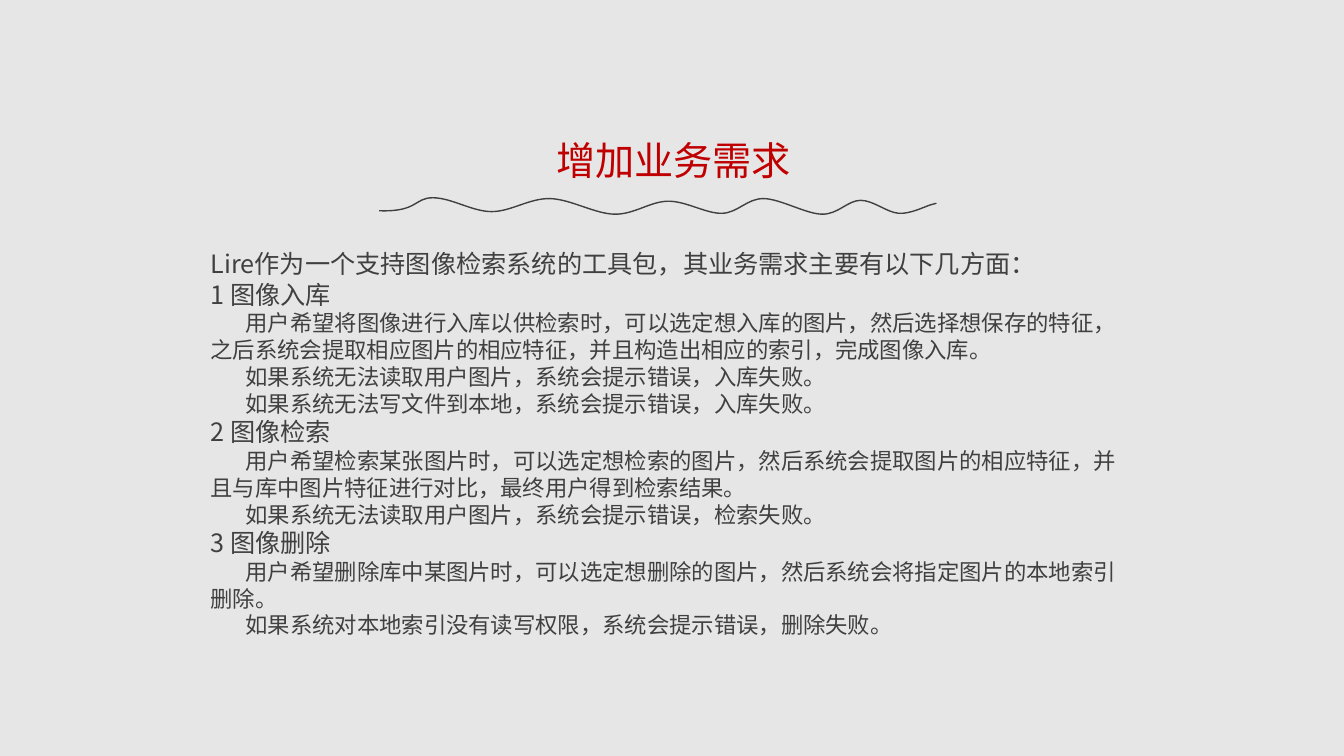
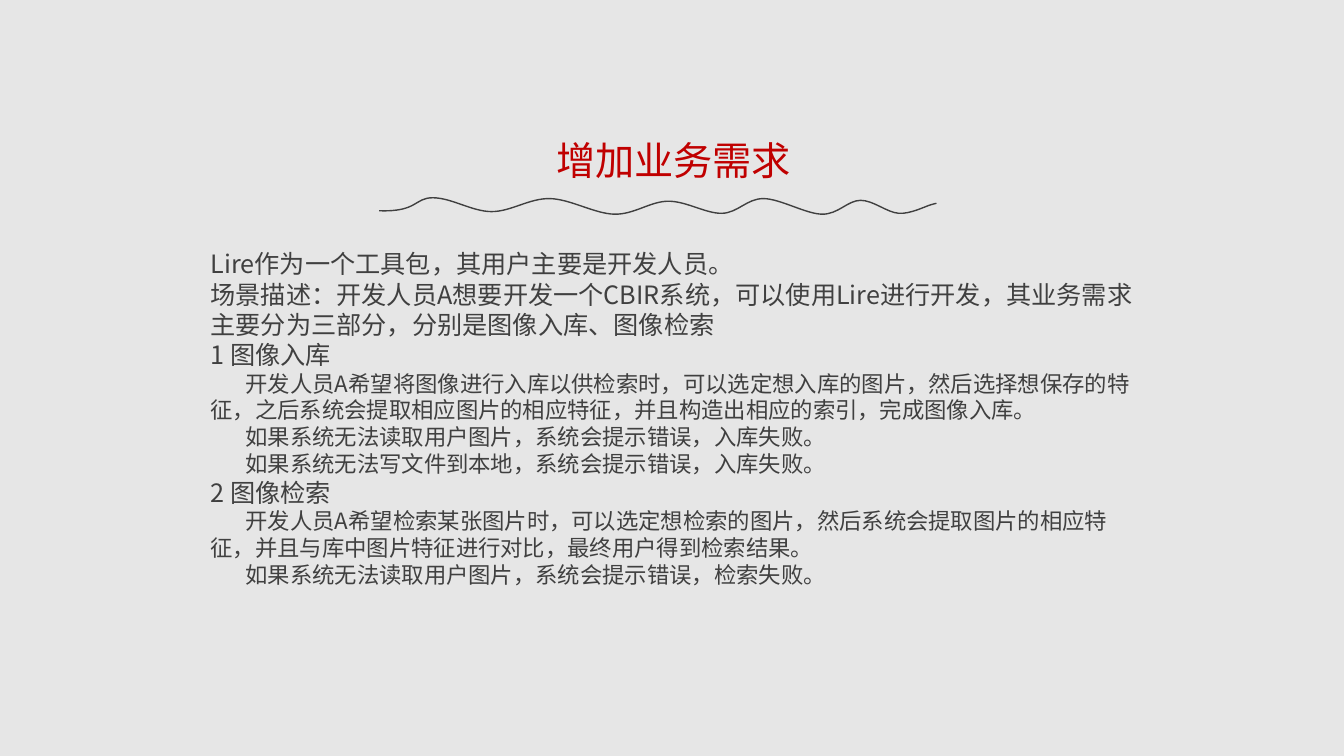
Before and after one commit to bhsei/17TeamE_Lire, a slide deck: slide 3 of 3.项目PPT/需求修改说明.ppt. Drawn at 1344x756 pixels with LibreOffice and Linux fonts; fonts in the diff are those of the drawing. Boxes give left, top, right and bottom in pixels: in the first picture for what was removed or moved away, otherwise in the second. Text is boxed around its words. In the diff, an @@ line names an element or a change of style, - is before the commit and + after.

```diff
--- a/3.项目PPT/需求修改说明.ppt
+++ b/3.项目PPT/需求修改说明.ppt
@@ text at (211,252,1133,337): text changed @@
-Lire作为一个支持图像检索系统的工具包，其业务需求主要有以下几方面：
+Lire作为一个工具包，其用户主要是开发人员。
+场景描述：开发人员A想要开发一个CBIR系统，可以使用Lire进行开发，其业务需求主要分为三部分，分别是图像入库、图像检索
@@ text at (211,373,1130,420): text changed @@
-用户希望将图像进行入库以供检索时，可以选定想入库的图片，然后选择想保存的特征，之后系统会提取相应图片的相应特征，并且构造出相应的索引，完成图像入库。
+开发人员A希望将图像进行入库以供检索时，可以选定想入库的图片，然后选择想保存的特征，之后系统会提取相应图片的相应特征，并且构造出相应的索引，完成图像入库。
@@ text at (211,510,1108,558): text changed @@
-用户希望检索某张图片时，可以选定想检索的图片，然后系统会提取图片的相应特征，并且与库中图片特征进行对比，最终用户得到检索结果。
+开发人员A希望检索某张图片时，可以选定想检索的图片，然后系统会提取图片的相应特征，并且与库中图片特征进行对比，最终用户得到检索结果。
@@ text at (211,531,1116,635): paragraphs removed @@
-3 图像删除
-用户希望删除库中某图片时，可以选定想删除的图片，然后系统会将指定图片的本地索引删除。
-如果系统对本地索引没有读写权限，系统会提示错误，删除失败。
```
Also in this commit, not shown: 4 other slides changed, 4 slides removed, 8 other files.
